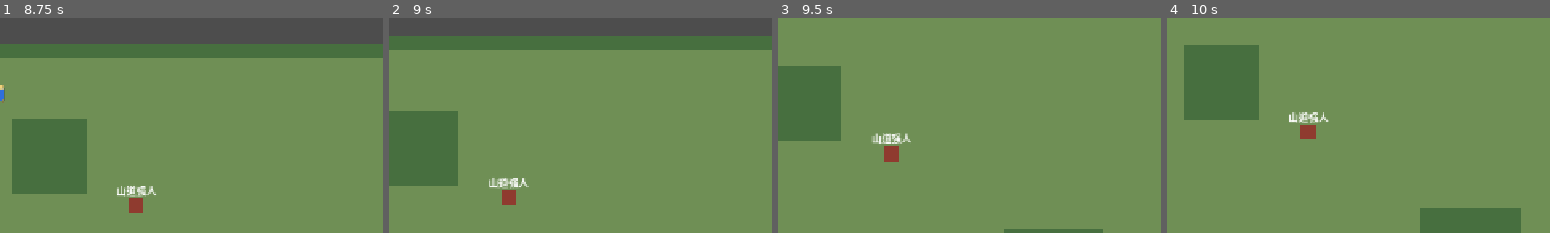
Above: before the commit, frames 1-4 (left to right).
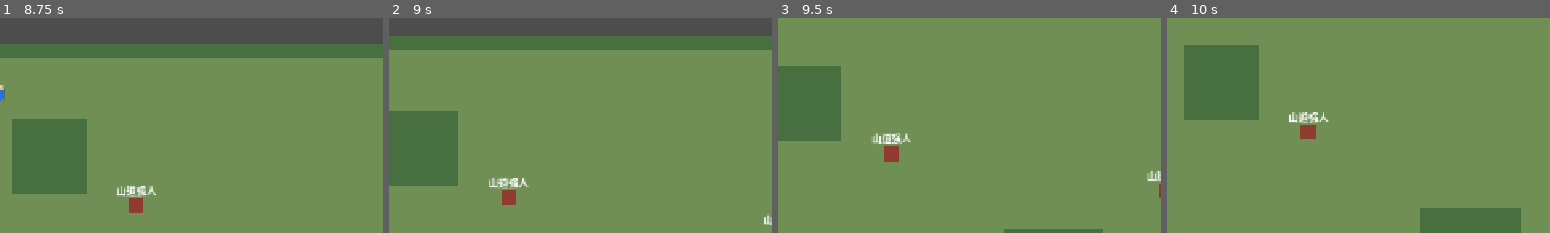
Above: after the commit, the same moments.

Repository: zhangyebo1991/liangyusheng-qunxiazhuan
Game: Godot game, scene res://scenes/boot.tscn
Two runs of this game, one before a commit and one after it. Both use one fixed random seed, a clock stepped at 60 frames per second and the inputs below.
Inputs (mouse positions are % of the whole screen's width and height, from its top left):
- Up to frame 1 (8.75 s): click "开始新游戏" at 0.5 s; tap Enter (confirm) at 1.25, 4.25 s; move the mouse to (64, 42) at 1.27 s; hold Enter (confirm) 1.28-2.03 s; hold W (move_up) 1.28-2.78 s; click (64, 42) at 1.42 s; move the mouse to (93, 51) at 2.02 s; tap E (interact) every 1.5 s from 2.1 to 8.1 s; click (93, 51) at 2.17 s; move the mouse to (16, 32) at 2.77 s; hold Enter (confirm) 2.78-3.53 s; hold A (move_left) 2.78-4.28 s; move the mouse to (53, 48) at 3.52 s; click (53, 48) at 3.67 s; move the mouse to (32, 22) at 4.27 s; hold S (move_down) 4.28-5.03 s; hold Enter (confirm) 4.28-5.03 s; move the mouse to (71, 42) at 5.02 s; hold D (move_right) 5.03-5.78 s; move the mouse to (27, 53) at 5.77 s; hold W (move_up) 5.78-6.53 s; hold Enter (confirm) 5.78-6.53 s; click (27, 53) at 5.92 s; move the mouse to (58, 25) at 6.52 s; hold D (move_right) from 6.53 s (still down); move the mouse to (43, 69) at 7.27 s; hold Enter (confirm) 7.28-8.03 s; move the mouse to (79, 63) at 8.02 s; click (79, 63) at 8.17 s
- Up to frame 2 (9 s): move the mouse to (16, 32) at 8.77 s; release D (move_right) at 8.78 s; hold S (move_down) from 8.78 s (still down); hold Enter (confirm) from 8.78 s (still down)
- Up to frame 3 (9.5 s): keep holding S (move_down); keep holding Enter (confirm)
- Up to frame 4 (10 s): move the mouse to (53, 48) at 9.52 s; release S (move_down) at 9.53 s; release Enter (confirm) at 9.53 s; hold A (move_left) from 9.53 s (still down); tap E (interact) at 9.6 s
The pictures show only the part of the screen within x 50-100%, y 30-80%; the shares and areas given below are measured in that part.

Frame 1 is identical in both runs. In frame 2, less than 0.1% of the frame differs, in the area x 97-100%, y 91-97%; in frame 3, 0.2%, in the area x 96-100%, y 71-84%; in frame 4, nothing differs.

Commit message:
feat: 添加山脚村镇内容数据

Diff:
--- a/data/actors.json
+++ b/data/actors.json
@@ -28,5 +28,25 @@
     "attack": 12,
     "defense": 4,
     "martial_arts": ["rough_fist"]
+  },
+  {
+    "id": "innkeeper_lu",
+    "name": "陆掌柜",
+    "level": 3,
+    "hp": 160,
+    "max_hp": 160,
+    "attack": 14,
+    "defense": 10,
+    "martial_arts": ["basic_sword"]
+  },
+  {
+    "id": "porter_chen",
+    "name": "陈脚夫",
+    "level": 2,
+    "hp": 130,
+    "max_hp": 130,
+    "attack": 10,
+    "defense": 8,
+    "martial_arts": ["rough_fist"]
   }
 ]
--- a/data/dialogues.json
+++ b/data/dialogues.json
@@ -3,38 +3,74 @@
     "id": "intro_meet_master",
     "title": "初入江湖",
     "lines": [
-      {
-        "speaker": "青衫客",
-        "text": "江湖路远，先学会保命。"
-      },
-      {
-        "speaker": "云游少侠",
-        "text": "晚辈谨记。"
-      }
+      {"speaker": "青衫客", "text": "江湖路远，先学会保命。"},
+      {"speaker": "云游少侠", "text": "晚辈谨记。"}
     ]
   },
   {
     "id": "mountain_pass_intro",
     "title": "山道初逢",
     "lines": [
-      {
-        "speaker": "青衫客",
-        "text": "前方有强人拦路，若想继续赶路，先试试你的剑。"
-      },
-      {
-        "speaker": "云游少侠",
-        "text": "晚辈愿往前一试。"
-      }
+      {"speaker": "青衫客", "text": "前方有强人拦路，若想继续赶路，先试试你的剑。"},
+      {"speaker": "云游少侠", "text": "晚辈愿往前一试。"}
     ]
   },
   {
     "id": "mountain_pass_complete",
     "title": "试剑归来",
     "lines": [
-      {
-        "speaker": "青衫客",
-        "text": "出剑不乱，心也不乱。此丹你收下，路上或能救急。"
-      }
+      {"speaker": "青衫客", "text": "出剑不乱，心也不乱。此丹你收下，路上或能救急。"}
+    ]
+  },
+  {
+    "id": "foot_village_porter_intro",
+    "title": "村口托信",
+    "lines": [
+      {"speaker": "陈脚夫", "text": "少侠若往街里去，可否替我把这封信交给客栈陆掌柜？"},
+      {"speaker": "云游少侠", "text": "举手之劳，我这就送去。"}
+    ]
+  },
+  {
+    "id": "foot_village_porter_reminder",
+    "title": "托信未达",
+    "lines": [
+      {"speaker": "陈脚夫", "text": "陆掌柜就在街中客栈门前，劳烦少侠了。"}
+    ]
+  },
+  {
+    "id": "foot_village_porter_after",
+    "title": "脚夫道谢",
+    "lines": [
+      {"speaker": "陈脚夫", "text": "掌柜已知消息，多谢少侠跑这一趟。"}
+    ]
+  },
+  {
+    "id": "foot_village_innkeeper_idle",
+    "title": "客栈门前",
+    "lines": [
+      {"speaker": "陆掌柜", "text": "客房已满，若是打听消息，先问问村口脚夫。"}
+    ]
+  },
+  {
+    "id": "deliver_letter_complete",
+    "title": "书信送达",
+    "lines": [
+      {"speaker": "陆掌柜", "text": "原来山道已经通了。少侠若继续打听飞红巾踪迹，可往东边官道寻人。"},
+      {"speaker": "云游少侠", "text": "多谢掌柜指点。"}
+    ]
+  },
+  {
+    "id": "deliver_letter_after",
+    "title": "线索再问",
+    "lines": [
+      {"speaker": "陆掌柜", "text": "飞红巾的消息，仍要往东边官道打听。只是前路眼下还未开放。"}
+    ]
+  },
+  {
+    "id": "foot_village_notice",
+    "title": "村口告示",
+    "lines": [
+      {"speaker": "告示", "text": "近日山道强人出没，往来行人结伴而行。若有飞红巾消息，可报与客栈掌柜。"}
     ]
   }
 ]
--- a/data/maps.json
+++ b/data/maps.json
@@ -3,6 +3,10 @@
     "id": "mountain_pass",
     "name": "山道",
     "spawn_position": {"x": 160, "y": 320},
+    "spawn_points": {
+      "start": {"x": 160, "y": 320},
+      "return_from_village": {"x": 1110, "y": 320}
+    },
     "objects": [
       {
         "id": "npc_qingshanke",
@@ -22,6 +26,76 @@
         "position": {"x": 720, "y": 260},
         "radius": 56,
         "quest_id": "quest_mountain_trial"
+      },
+      {
+        "id": "exit_to_foot_village",
+        "type": "exit",
+        "name": "山脚村镇",
+        "position": {"x": 1160, "y": 320},
+        "radius": 72,
+        "target_map_id": "foot_village",
+        "target_spawn_id": "village_gate",
+        "locked_message": "前路尚未开放。"
+      }
+    ]
+  },
+  {
+    "id": "foot_village",
+    "name": "山脚村镇",
+    "spawn_position": {"x": 120, "y": 360},
+    "spawn_points": {
+      "village_gate": {"x": 120, "y": 360},
+      "return_from_mountain": {"x": 120, "y": 360},
+      "main_street": {"x": 640, "y": 340}
+    },
+    "objects": [
+      {
+        "id": "exit_to_mountain_pass",
+        "type": "exit",
+        "name": "山道",
+        "position": {"x": 64, "y": 360},
+        "radius": 72,
+        "target_map_id": "mountain_pass",
+        "target_spawn_id": "return_from_village",
+        "locked_message": "前路尚未开放。"
+      },
+      {
+        "id": "npc_porter_chen",
+        "type": "npc",
+        "name": "陈脚夫",
+        "actor_id": "porter_chen",
+        "position": {"x": 300, "y": 340},
+        "radius": 72,
+        "dialogue_id": "foot_village_porter_intro",
+        "quest_id": "quest_deliver_letter"
+      },
+      {
+        "id": "notice_foot_village",
+        "type": "notice",
+        "name": "村口告示",
+        "position": {"x": 520, "y": 260},
+        "radius": 56,
+        "dialogue_id": "foot_village_notice"
+      },
+      {
+        "id": "npc_innkeeper_lu",
+        "type": "npc",
+        "name": "陆掌柜",
+        "actor_id": "innkeeper_lu",
+        "position": {"x": 760, "y": 320},
+        "radius": 72,
+        "dialogue_id": "foot_village_innkeeper_idle",
+        "quest_id": "quest_deliver_letter"
+      },
+      {
+        "id": "exit_to_open_road",
+        "type": "exit",
+        "name": "村外官道",
+        "position": {"x": 1180, "y": 360},
+        "radius": 72,
+        "target_map_id": "",
+        "target_spawn_id": "",
+        "locked_message": "前路尚未开放。"
       }
     ]
   }
--- a/data/quests.json
+++ b/data/quests.json
@@ -14,5 +14,13 @@
     "complete_dialogue": "mountain_pass_complete",
     "reward_items": ["herb_small"],
     "reward_item_amounts": {"herb_small": 1}
+  },
+  {
+    "id": "quest_deliver_letter",
+    "title": "送信到客栈",
+    "description": "替村口脚夫把书信送到客栈陆掌柜手中。",
+    "start_dialogue": "foot_village_porter_intro",
+    "complete_dialogue": "deliver_letter_complete",
+    "reward_flags": {"clue_foot_village": "掌柜提到飞红巾踪迹"}
   }
 ]
--- a/tests/test_data_loader.gd
+++ b/tests/test_data_loader.gd
@@ -6,8 +6,10 @@
 	var repository = DataRepositoryScript.new()
 	var content = repository.load_all()
 
-	assertions.assert_eq(content.get("actors", []).size(), 3, "应加载 3 个示例角色")
+	assertions.assert_eq(content.get("actors", []).size(), 5, "应加载 5 个示例角色")
 	assertions.assert_eq(repository.get_actor("hero_yun").get("name", ""), "云游少侠", "应按编号读取角色")
+	assertions.assert_eq(repository.get_actor("innkeeper_lu").get("name", ""), "陆掌柜", "应读取客栈掌柜角色")
+	assertions.assert_eq(repository.get_actor("porter_chen").get("name", ""), "陈脚夫", "应读取村口脚夫角色")
 	assertions.assert_eq(repository.get_martial_art("basic_sword").get("name", ""), "基础剑法", "应按编号读取武学")
 	assertions.assert_eq(repository.get_dialogue("intro_meet_master").get("title", ""), "初入江湖", "应按编号读取对话")
 	assertions.assert_eq(repository.get_actor("missing_id"), {}, "缺失角色编号应返回空字典")
--- a/tests/test_map_data.gd
+++ b/tests/test_map_data.gd
@@ -6,15 +6,32 @@
 	var repository = DataRepositoryScript.new()
 	var content = repository.load_all()
 
-	assertions.assert_eq(content.get("maps", []).size(), 1, "应加载 1 张示例地图")
+	assertions.assert_eq(content.get("maps", []).size(), 2, "应加载 2 张示例地图")
 
-	var map = repository.get_map("mountain_pass")
-	assertions.assert_eq(map.get("name", ""), "山道", "应按编号读取山道地图")
-	assertions.assert_eq(map.get("spawn_position", {}).get("x", 0), 160, "山道出生点横坐标应正确")
-	assertions.assert_eq(map.get("objects", []).size(), 2, "山道应配置 2 个交互对象")
-	assertions.assert_eq(repository.get_actor("qingshanke").get("name", ""), "青衫客", "应读取青衫客角色")
-	assertions.assert_eq(repository.get_quest("quest_mountain_trial").get("title", ""), "山道试剑", "应读取山道任务")
-	assertions.assert_eq(repository.get_dialogue("mountain_pass_intro").get("title", ""), "山道初逢", "应读取山道对白")
+	var mountain = repository.get_map("mountain_pass")
+	assertions.assert_eq(mountain.get("name", ""), "山道", "应按编号读取山道地图")
+	assertions.assert_eq(mountain.get("spawn_position", {}).get("x", 0), 160, "山道出生点横坐标应正确")
+	assertions.assert_true(mountain.get("spawn_points", {}).has("return_from_village"), "山道应包含村镇返回出生点")
+	assertions.assert_eq(_find_object(mountain, "exit_to_foot_village").get("target_map_id", ""), "foot_village", "山道出口应指向山脚村镇")
+
+	var village = repository.get_map("foot_village")
+	assertions.assert_eq(village.get("name", ""), "山脚村镇", "应按编号读取山脚村镇")
+	assertions.assert_eq(village.get("spawn_position", {}).get("x", 0), 120, "村镇默认出生点横坐标应正确")
+	assertions.assert_true(village.get("spawn_points", {}).has("village_gate"), "村镇应包含村口出生点")
+	assertions.assert_eq(_find_object(village, "npc_innkeeper_lu").get("actor_id", ""), "innkeeper_lu", "村镇应配置客栈掌柜")
+	assertions.assert_eq(_find_object(village, "npc_porter_chen").get("actor_id", ""), "porter_chen", "村镇应配置村口脚夫")
+	assertions.assert_eq(_find_object(village, "notice_foot_village").get("type", ""), "notice", "村镇应配置告示牌")
+	assertions.assert_eq(_find_object(village, "exit_to_mountain_pass").get("target_map_id", ""), "mountain_pass", "村镇应能返回山道")
+	assertions.assert_eq(_find_object(village, "exit_to_open_road").get("locked_message", ""), "前路尚未开放。", "未开放出口应有提示")
+
+	assertions.assert_eq(repository.get_quest("quest_deliver_letter").get("title", ""), "送信到客栈", "应读取送信任务")
+	assertions.assert_eq(repository.get_dialogue("deliver_letter_complete").get("title", ""), "书信送达", "应读取送信完成对白")
 	assertions.assert_eq(repository.get_map("missing_map"), {}, "缺失地图编号应返回空字典")
 
 	repository.free()
+
+func _find_object(map_data: Dictionary, object_id: String) -> Dictionary:
+	for object in map_data.get("objects", []):
+		if object.get("id", "") == object_id:
+			return object
+	return {}
